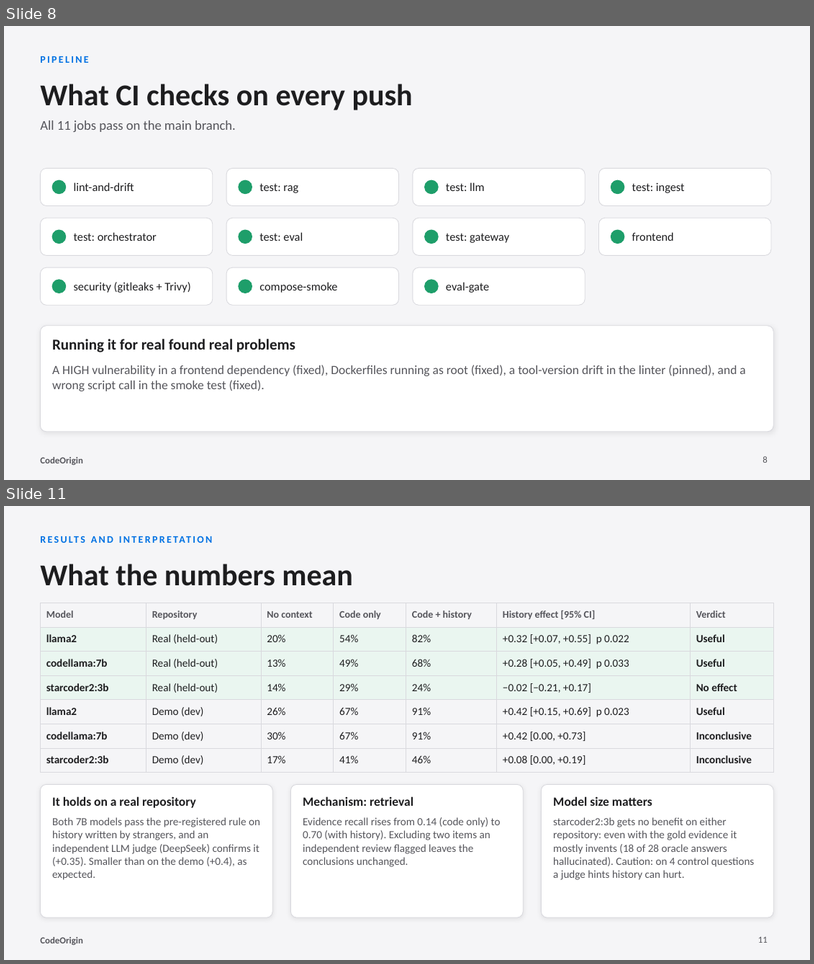
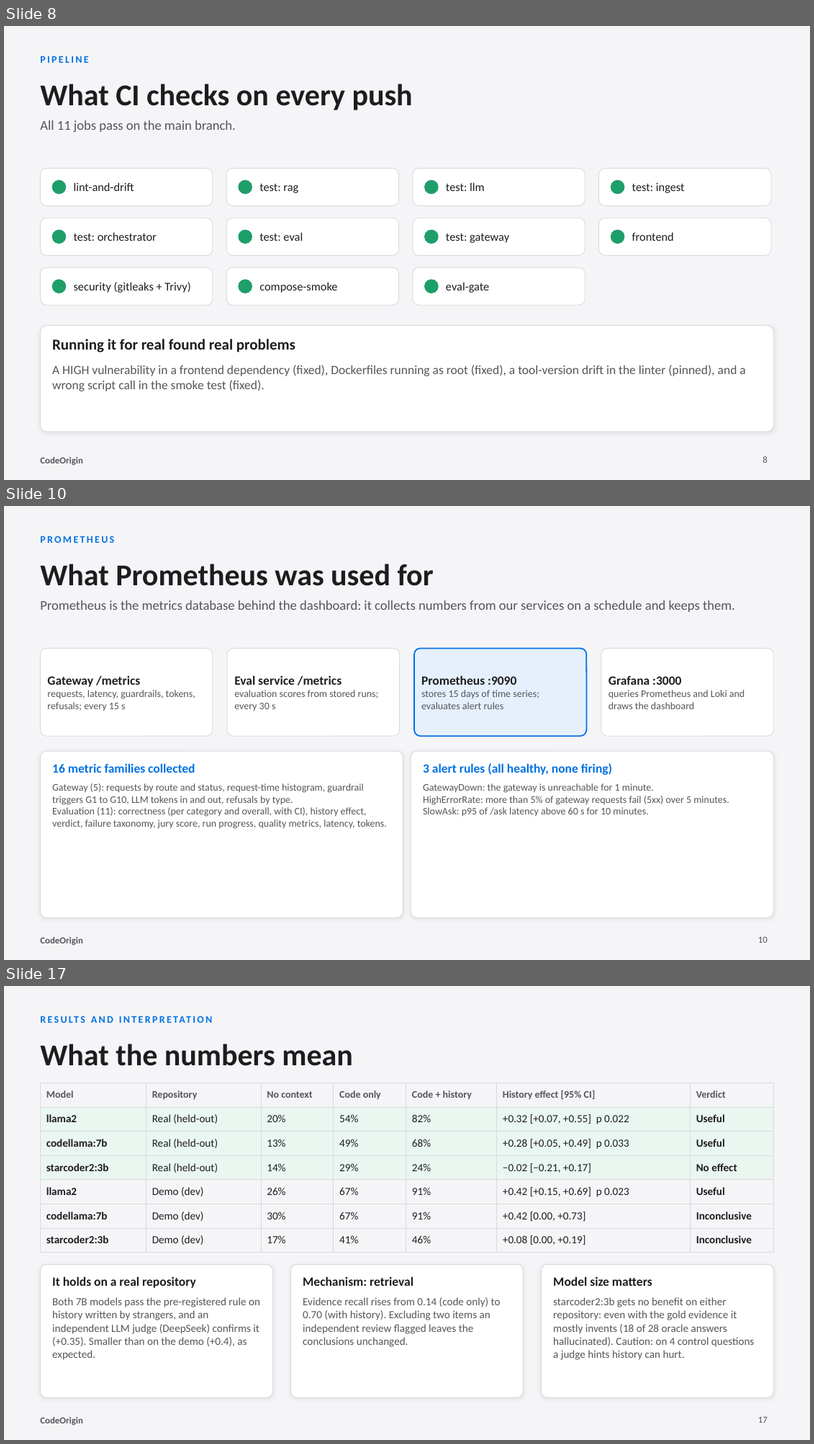
Before and after one commit to IATESPAGHETTI/Code_Origin, a slide deck: docs/CodeOrigin_presentation.pptx. Shown one above the other, each under a label of ours: slides 8 and 11 before the commit, slides 8, 10 and 17 after it; the slides between them are not shown. The pictures are 814x964 and 814x1444 pixels, drawn with LibreOffice and Linux fonts; fonts in the diff are those of the drawing. Boxes give left, top, right and bottom in pixels: in the first picture for what was removed or moved away, otherwise in the second. Text is boxed around its words. In the diff, an @@ line names an element or a change of style, - is before the commit and + after.

```diff
--- a/docs/CodeOrigin_presentation.pptx
+++ b/docs/CodeOrigin_presentation.pptx
@@ slide 10 added at (4,506,810,960), background #F5F5F7; not listed: 1 template element that a slide beside it also shows @@
@@ text added at (40,536,114,543), 12 pt, text #0071E3, bold @@
+PROMETHEUS
@@ text added at (40,564,434,586), 36 pt, text #1D1D1F, bold @@
+What Prometheus was used for
@@ text added at (40,600,736,612), 16 pt, text #55555B @@
+Prometheus is the metrics database behind the dashboard: it collects numbers from our services on a schedule and keeps them.
@@ rounded rectangle added at (40,648,213,736), fill #FFFFFF, outline #D9D9DE 0.75 pt @@
@@ rounded rectangle added at (227,648,399,736), fill #FFFFFF, outline #D9D9DE 0.75 pt @@
@@ rounded rectangle added at (415,648,587,736), fill #E6F0FC, outline #0071E3 1.5 pt @@
@@ rounded rectangle added at (602,648,774,736), fill #FFFFFF, outline #D9D9DE 0.75 pt @@
@@ text added at (47,676,196,710), 12 pt, text #55555B @@
+Gateway /metrics
+requests, latency, guardrails, tokens, refusals; every 15 s
@@ text added at (234,675,379,710), 12 pt, text #55555B @@
+Eval service /metrics
+evaluation scores from stored runs; every 30 s
@@ text added at (422,675,540,709), 12 pt, text #55555B @@
+Prometheus :9090
+stores 15 days of time series; evaluates alert rules
@@ text added at (609,676,745,709), 12 pt, text #55555B @@
+Grafana :3000
+queries Prometheus and Loki and draws the dashboard
@@ rounded rectangle added at (40,751,404,917), fill #FFFFFF, outline #D9D9DE 0.75 pt @@
@@ text added at (52,763,195,772), 15 pt, text #0071E3, bold @@
+16 metric families collected
@@ rounded rectangle added at (411,751,774,917), fill #FFFFFF, outline #D9D9DE 0.75 pt @@
@@ text added at (423,763,612,775), 15 pt, text #0071E3, bold @@
+3 alert rules (all healthy, none firing)
@@ text added at (52,783,387,829), 12 pt, text #55555B @@
+Gateway (5): requests by route and status, request-time histogram, guardrail triggers G1 to G10, LLM tokens in and out, refusals by type.
+Evaluation (11): correctness (per category and overall, with CI), history effect, verdict, failure taxonomy, jury score, run progress, quality metrics, latency, tokens.
@@ text added at (423,783,730,816), 12 pt, text #55555B @@
+GatewayDown: the gateway is unreachable for 1 minute.
+HighErrorRate: more than 5% of gateway requests fail (5xx) over 5 minutes.
+SlowAsk: p95 of /ask latency above 60 s for 10 minutes.
@@ page number added at (759,936,768,942), 11 pt, text #55555B @@
+10
@@ what was slide 11 is now slide 17 @@
@@ page number at (759,1417,768,1422): text changed @@
-11
+17
```
Also in this commit, not shown: 1 slide changed, 6 other slides added, 1 slide removed, 19 other files.
